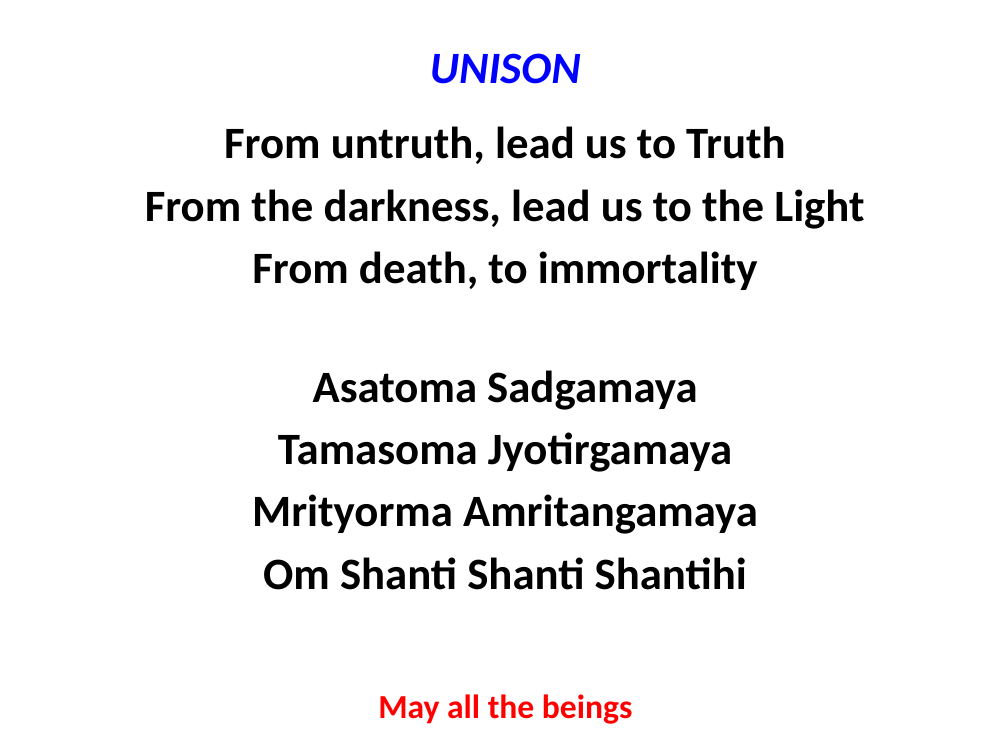
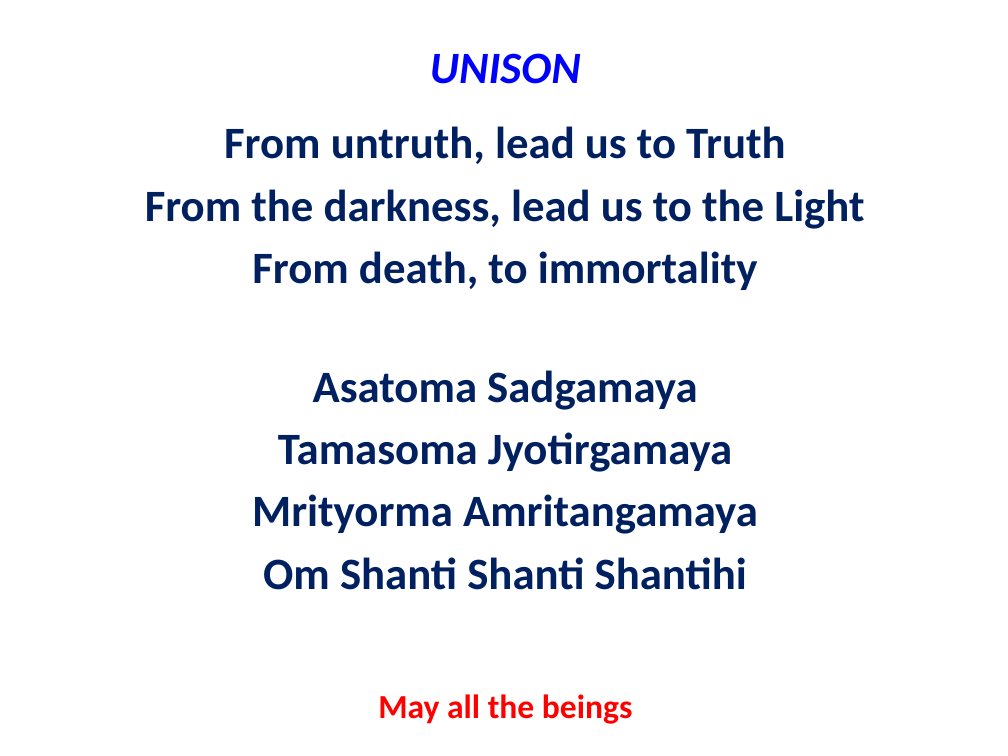
Before and after one commit to rkanadam/saibhajanmaker, a slide deck: slide 15 of WebContent/WEB-INF/suffix.pptx (slide 13 before the commit). Drawn at 1008x756 pixels with LibreOffice and Linux fonts; fonts in the diff are those of the drawing. Boxes give left, top, right and bottom in pixels: in the first picture for what was removed or moved away, otherwise in the second. Text is boxed around its words. In the diff, an @@ line names an element or a change of style, - is before the commit and + after.

```diff
--- a/WebContent/WEB-INF/suffix.pptx
+++ b/WebContent/WEB-INF/suffix.pptx
@@ text "From untruth, lead us to ..." at (x1=145, y1=126, x2=864, y2=290): text colour #000000 to #002060 @@
@@ text "Asatoma Sadgamaya" at (x1=252, y1=370, x2=758, y2=590): text colour #000000 to #002060 @@
```
Also in this commit, not shown: 8 other slides changed, 5 slides added, 3 slides removed.
